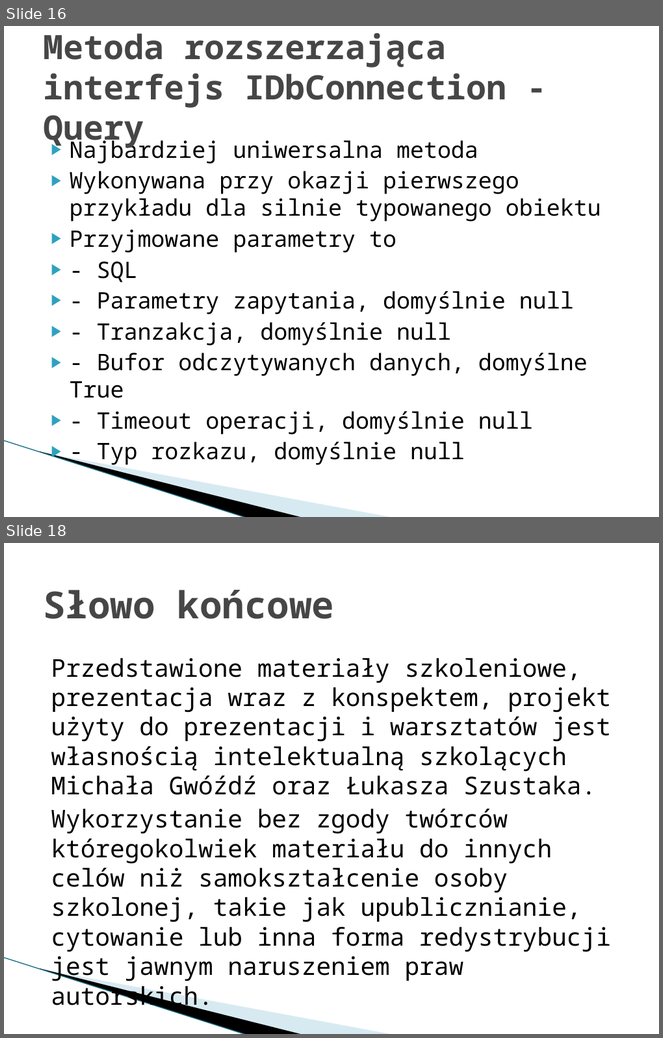
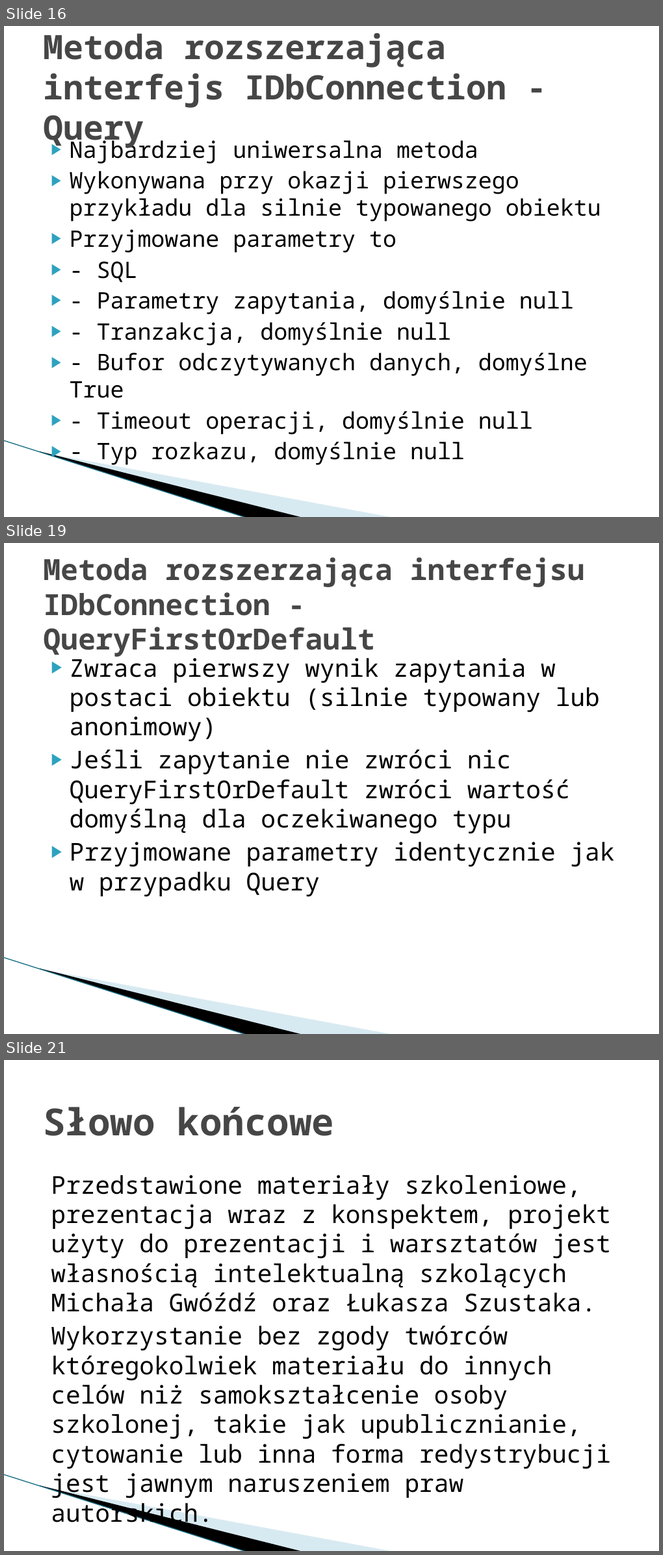
Before and after one commit to mietghar/Dapper_Workshop, a slide deck: Files/Szkolenie warsztatowe Dapper.pptx. Shown one above the other, each under a label of ours: slides 16 and 18 before the commit, slides 16, 19 and 21 after it; the slides between them are not shown. The pictures are 663x1038 and 663x1555 pixels, drawn with LibreOffice and Linux fonts; fonts in the diff are those of the drawing; background and template pictures are left out. Boxes give left, top, right and bottom in pixels: in the first picture for what was removed or moved away, otherwise in the second. Text is boxed around its words. In the diff, an @@ line names an element or a change of style, - is before the commit and + after.

```diff
--- a/Files/Szkolenie warsztatowe Dapper.pptx
+++ b/Files/Szkolenie warsztatowe Dapper.pptx
@@ slide 19 added at [4,543,659,1034], background #FFFFFF; not listed: 3 template elements that a slide beside it also shows @@
@@ title added at [43,557,585,657], 32 pt, text #464646, bold @@
+Metoda rozszerzająca interfejsu IDbConnection - QueryFirstOrDefault
@@ text added at [70,654,615,897], 27 pt, text #000000 @@
+▶ Zwraca pierwszy wynik zapytania w postaci obiektu (silnie typowany lub anonimowy)
+▶ Jeśli zapytanie nie zwróci nic QueryFirstOrDefault zwróci wartość domyślną dla oczekiwanego typu
+▶ Przyjmowane parametry identycznie jak w przypadku Query
@@ what was slide 18 is now slide 21 @@
```
Also in this commit, not shown: 1 slide changed, 2 other slides added, 15 other files.
